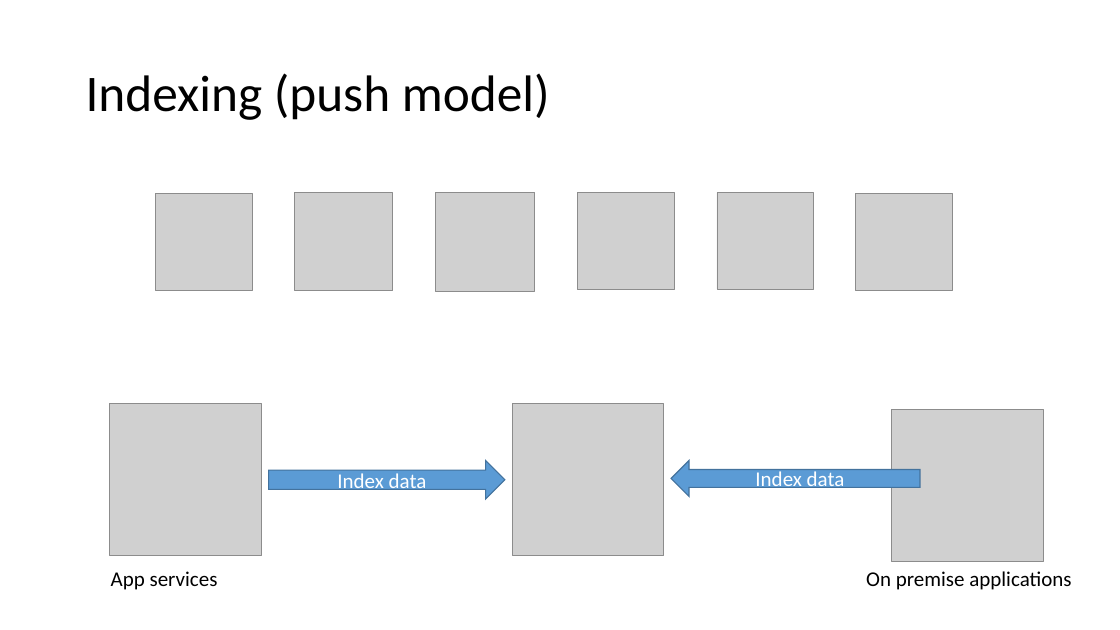
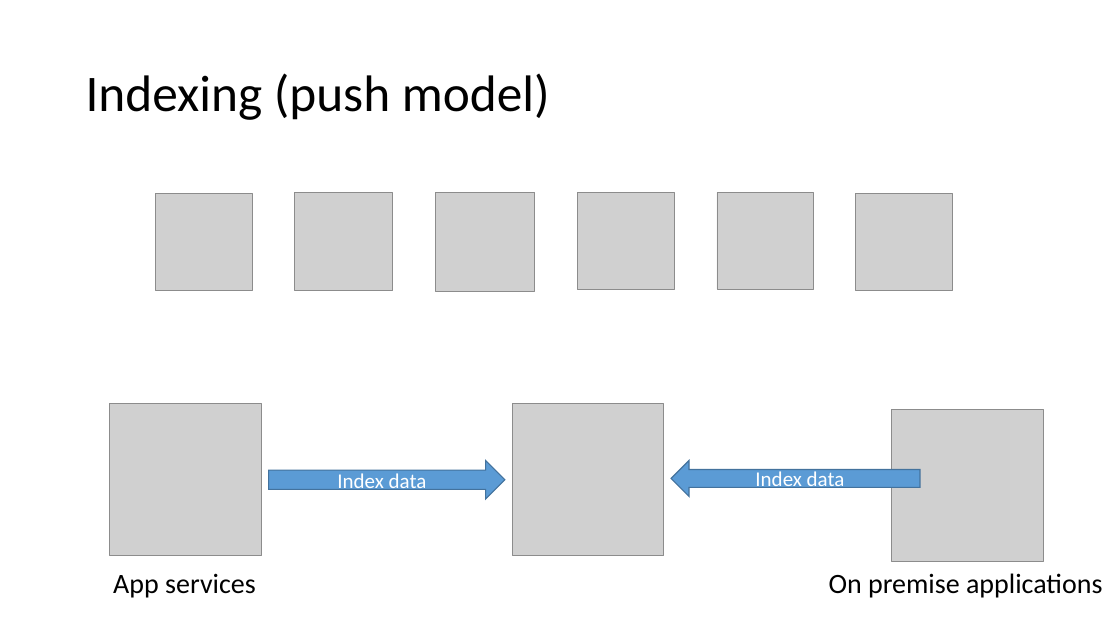
Before and after one commit to dzimchuk/azure-search, a slide deck: slide 6 of presentation/Getting to know Azure Search.pptx (slide 5 before the commit). Drawn at 1120x630 pixels with LibreOffice and Linux fonts; fonts in the diff are those of the drawing; grey boxes stand for pictures. Boxes give left, top, right and bottom in pixels: in the first picture for what was removed or moved away, otherwise in the second. Text is boxed around its words. In the diff, an @@ line names an element or a change of style, - is before the commit and + after.

```diff
--- a/presentation/Getting to know Azure Search.pptx
+++ b/presentation/Getting to know Azure Search.pptx
@@ text "App services" at box(113, 573, 256, 598): size 18 to 24 pt @@
@@ text "On premise applications": place and size @@
-text "On premise applications" at box(866, 571, 1071, 590)
+text "On premise applications" at box(829, 573, 1102, 598)
@@ text "On premise applications" at box(829, 573, 1102, 598): size 18 to 24 pt @@
```
Also in this commit, not shown: 4 other slides changed, 1 slide added.
